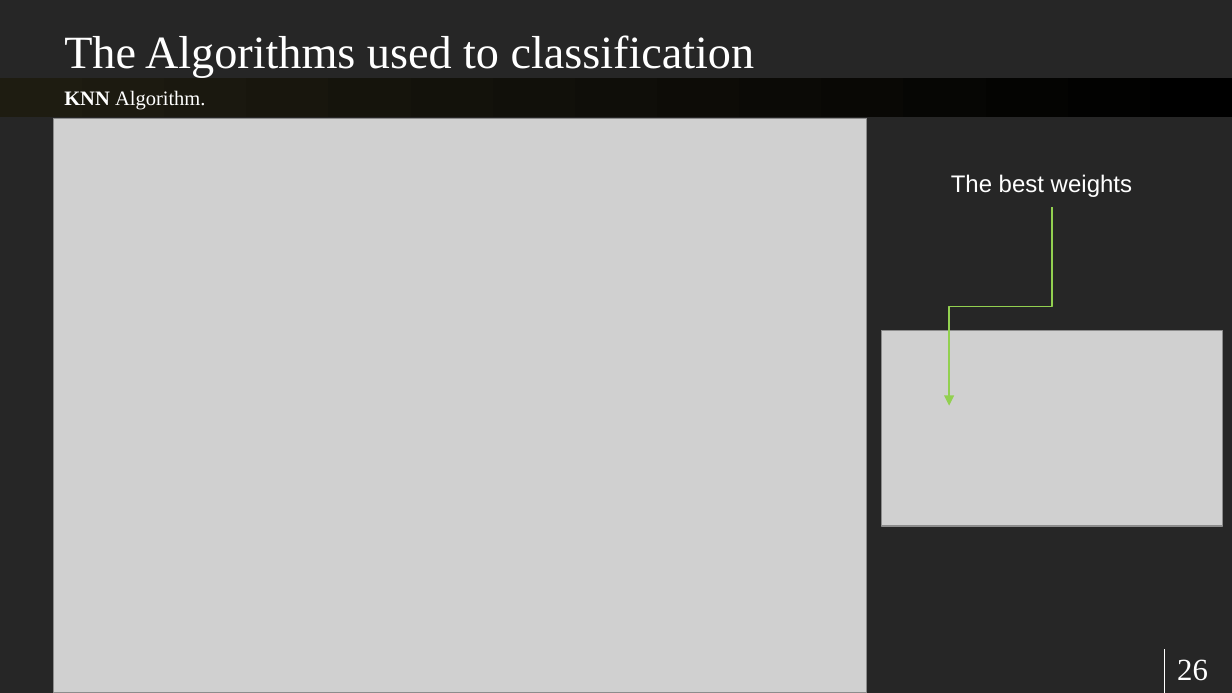
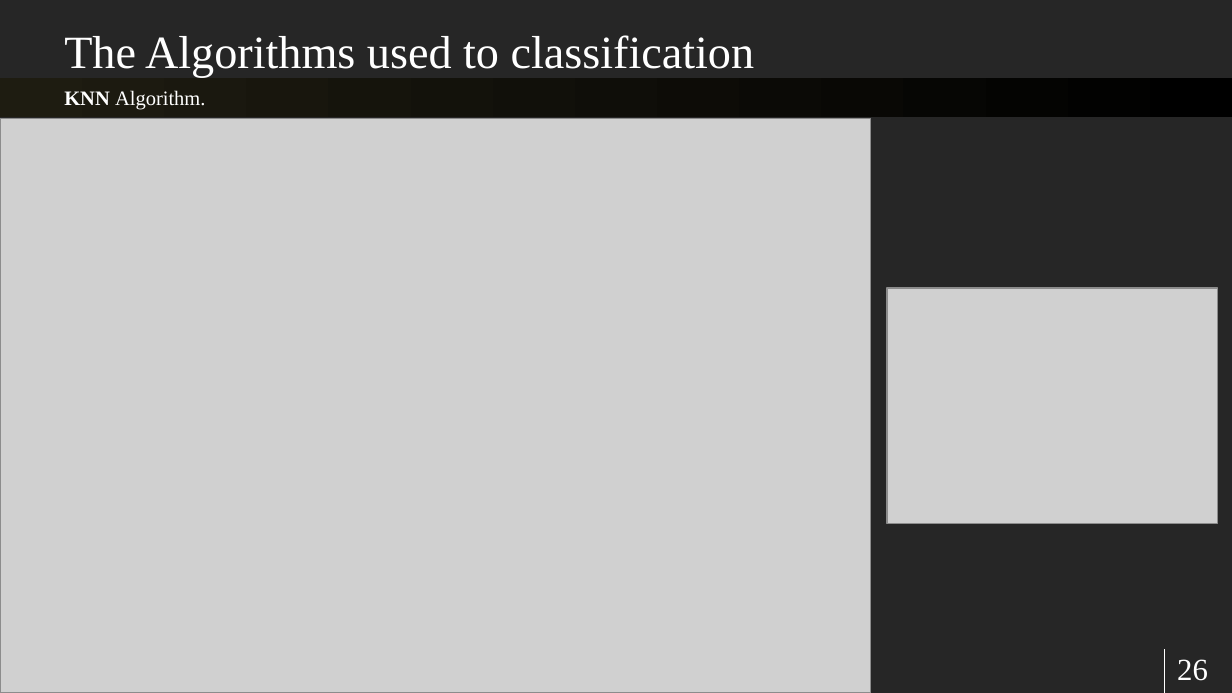
Before and after one commit to sherifRoshdy/Machine-learning-project, a slide deck: slide 26 of Presentation/final ml.pptx. Drawn at 1232x693 pixels with LibreOffice and Linux fonts; fonts in the diff are those of the drawing; grey boxes stand for pictures. Boxes give left, top, right and bottom in pixels: in the first picture for what was removed or moved away, otherwise in the second. Text is boxed around its words. In the diff, an @@ line names an element or a change of style, - is before the commit and + after.

```diff
--- a/Presentation/final ml.pptx
+++ b/Presentation/final ml.pptx
@@ picture: place and size @@
-picture at [53,118,866,692]
+picture at [0,118,871,692]
@@ text removed at [951,174,1132,197] @@
-The best weights
@@ elbow arrow removed from (1052, 207) to (949, 405) @@
@@ picture: place and size @@
-picture at [882,330,1223,526]
+picture at [887,288,1217,524]
```
Also in this commit, not shown: 15 other slides changed, 2 slides added, 2 slides removed, 1 other file.
